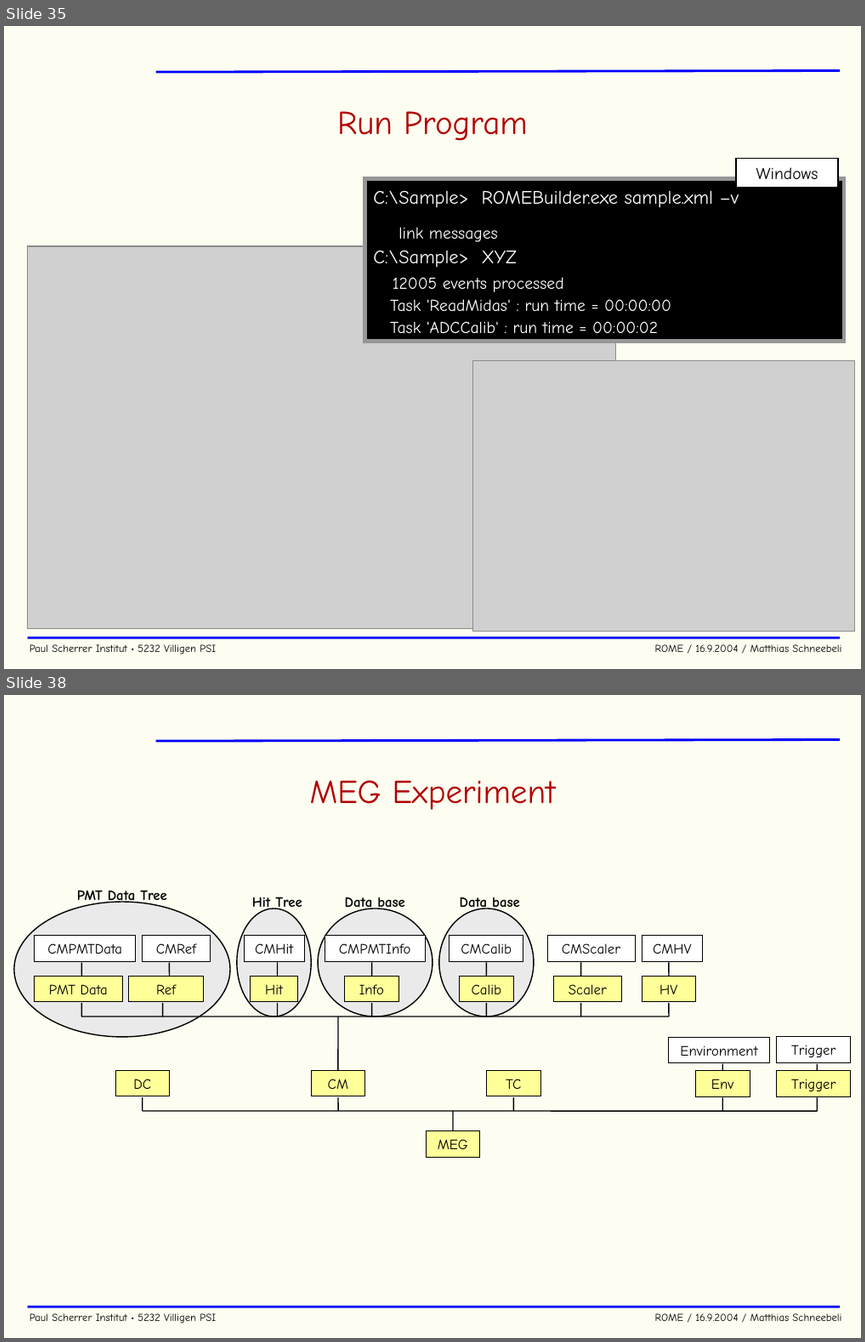
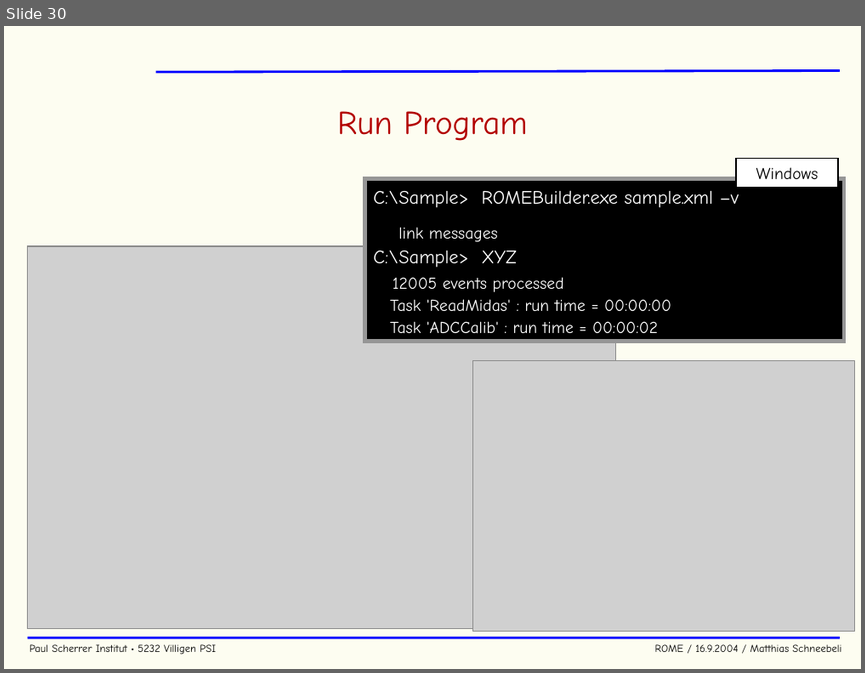
Before and after one commit to cjpl/rome, a slide deck: documentation/ROME.ppt. Shown one above the other, each under a label of ours: slides 35 and 38 before the commit, slide 30 after it; the slides between them are not shown. The pictures are 865x1342 and 865x673 pixels, drawn with LibreOffice and Linux fonts; fonts in the diff are those of the drawing; grey boxes stand for pictures; background and template pictures are left out. Boxes give left, top, right and bottom in pixels: in the first picture for what was removed or moved away, otherwise in the second. Text is boxed around its words. In the diff, an @@ line names an element or a change of style, - is before the commit and + after.

```diff
--- a/documentation/ROME.ppt
+++ b/documentation/ROME.ppt
@@ slide 38 removed at [4,695,861,1338], background #FDFDF1; not listed: 3 template elements that a slide beside it also shows @@
@@ title removed at [310,780,556,810] @@
-MEG Experiment
@@ group removed at [237,896,312,1016]: 2 rectangles, 2 lines, 1 ellipse, 1 text @@
-CMHit
-Hit
-Hit Tree
@@ group removed at [318,896,432,1016]: 2 rectangles, 2 lines, 1 ellipse, 1 text @@
-CMPMTInfo
-Info
-Data base
@@ group removed at [439,896,534,1016]: 2 rectangles, 2 lines, 1 ellipse, 1 text @@
-CMCalib
-Calib
-Data base
@@ group removed at [14,890,230,1037]: 4 rectangles, 4 lines, 1 ellipse, 1 text @@
-CMRef
-CMPMTData
-Ref
-PMT Data Tree
-PMT Data
@@ line removed from (81, 1016) to (669, 1016) @@
@@ line removed from (338, 1016) to (338, 1071) @@
@@ group removed at [547,936,635,1016]: 2 rectangles, 2 lines @@
-CMScaler
-Scaler
@@ group removed at [642,936,703,1016]: 2 rectangles, 2 lines @@
-CMHV
-HV
@@ rectangle removed at [115,1071,170,1096] @@
-DC
@@ rectangle removed at [311,1071,364,1096] @@
-CM
@@ rectangle removed at [487,1071,540,1096] @@
-TC
@@ line removed from (142, 1097) to (142, 1111) @@
@@ line removed from (338, 1097) to (338, 1111) @@
@@ line removed from (514, 1097) to (514, 1111) @@
@@ group removed at [668,1037,769,1111]: 2 rectangles, 2 lines @@
-Environment
-Env
@@ group removed at [777,1037,851,1111]: 2 rectangles, 2 lines @@
-Trigger
-Trigger
@@ line removed from (142, 1111) to (817, 1111) @@
@@ line removed from (453, 1111) to (453, 1131) @@
@@ rectangle removed at [426,1131,479,1157] @@
-MEG
@@ what was slide 35 is now slide 30 @@
```
Also in this commit, not shown: 5 slides changed, 7 slides added, 6 other slides removed.
